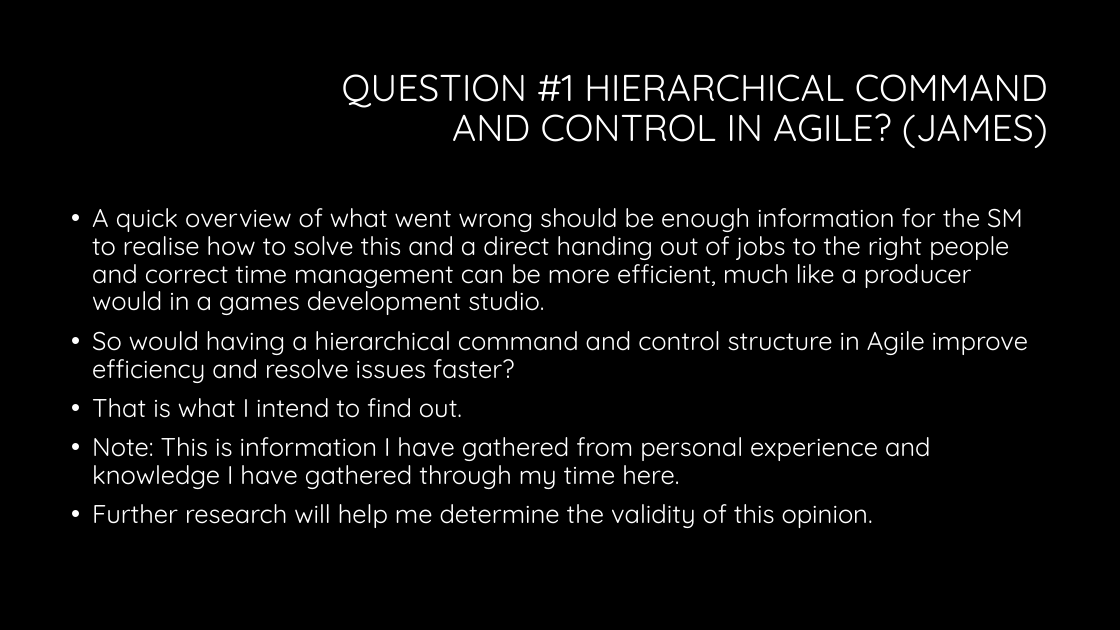
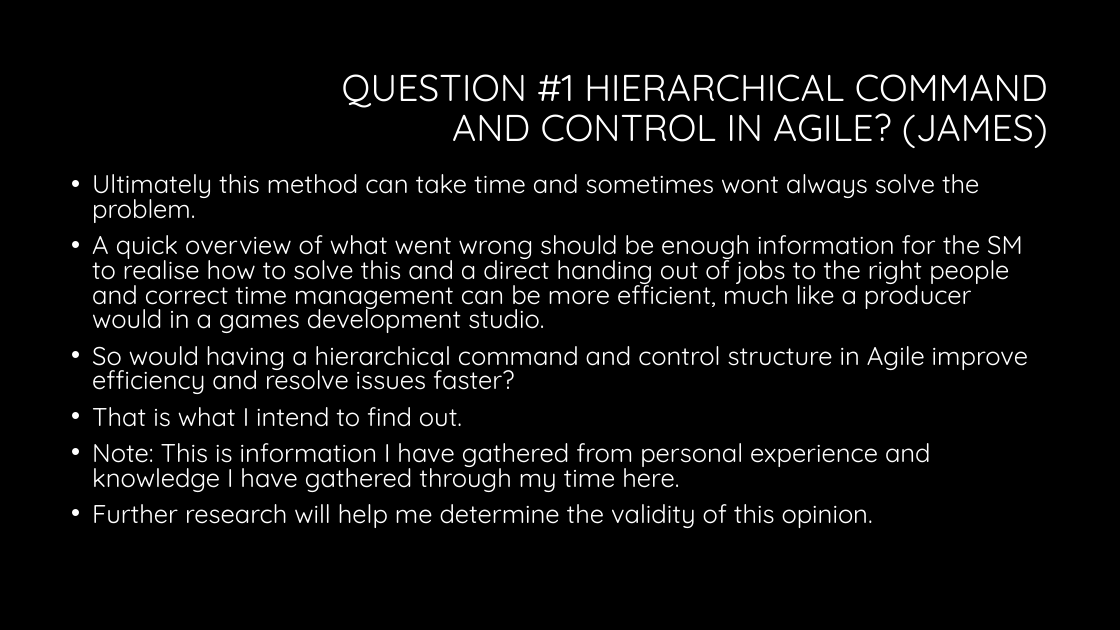
Before and after one commit to Falmouth-Games-Academy/comp150-agile, a slide deck: slide 4 of proposal/Agile questions.ppt (slide 5 before the commit). Drawn at 1120x630 pixels with LibreOffice and Linux fonts; fonts in the diff are those of the drawing; background and template pictures are left out. Boxes give left, top, right and bottom in pixels: in the first picture for what was removed or moved away, otherwise in the second. Text is boxed around its words. In the diff, an @@ line names an element or a change of style, - is before the commit and + after.

```diff
--- a/proposal/Agile questions.ppt
+++ b/proposal/Agile questions.ppt
@@ text "Ultimately this method can take ...": place and size @@
-text "Ultimately this method can take ..." at [92, 208, 1028, 528]
+text "Ultimately this method can take ..." at [92, 174, 1028, 528]
@@ text at [92, 174, 979, 223]: paragraph added @@
+• Ultimately this method can take time and sometimes wont always solve the problem.
@@ text at [92, 235, 1028, 528]: line spacing 0.9 to 0.8 @@
```
Also in this commit, not shown: 1 other slide changed, 1 slide removed.
